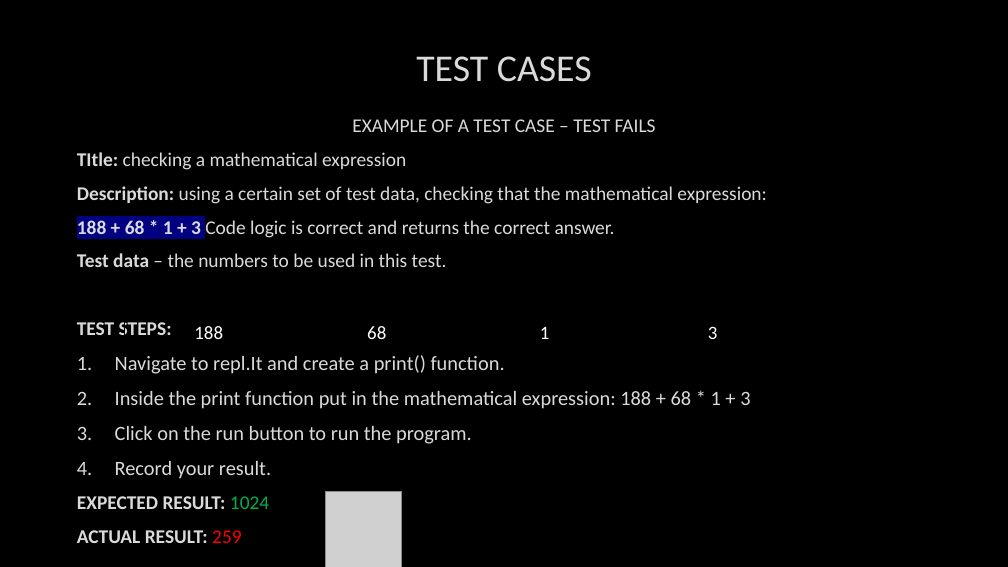
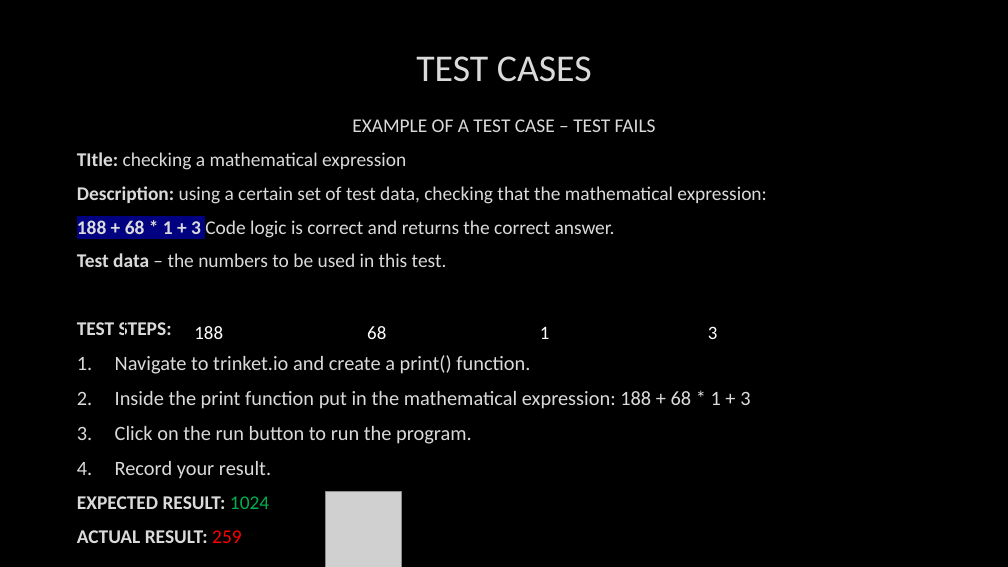
Before and after one commit to JFinnTeacher/TY-Introduction-to-Coding-with-Python, a slide deck: slide 9 of Lesson 04 - Testing Code/Teaching Assets/Lesson 04 - Testing Code.pptx. Drawn at 1008x567 pixels with LibreOffice and Linux fonts; fonts in the diff are those of the drawing; grey boxes stand for pictures; background and template pictures are left out. Boxes give left, top, right and bottom in pixels: in the first picture for what was removed or moved away, otherwise in the second. Text is boxed around its words. In the diff, an @@ line names an element or a change of style, - is before the commit and + after.

```diff
--- a/Lesson 04 - Testing Code/Teaching Assets/Lesson 04 - Testing Code.pptx
+++ b/Lesson 04 - Testing Code/Teaching Assets/Lesson 04 - Testing Code.pptx
@@ text at <box>115,355,530,374</box>: text changed @@
-1. Navigate to repl.It and create a print() function.
+1. Navigate to trinket.io and create a print() function.
```
Also in this commit, not shown: 1 other slide changed, 4 other files.
